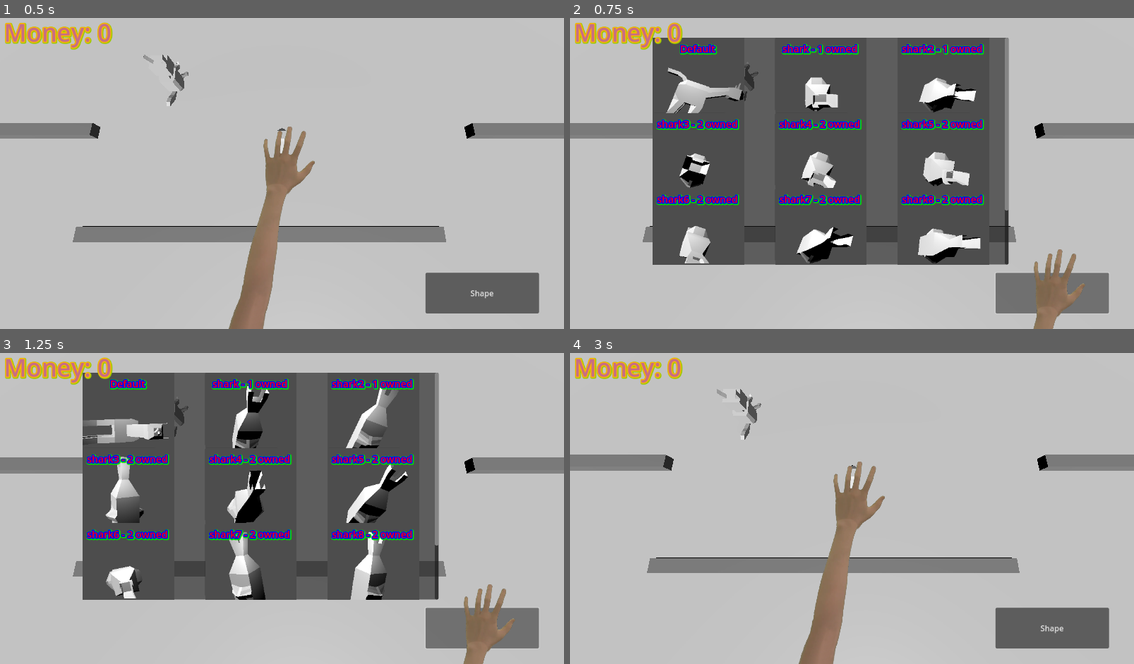
Above: before the commit, frames 1-4 (two rows, left to right).
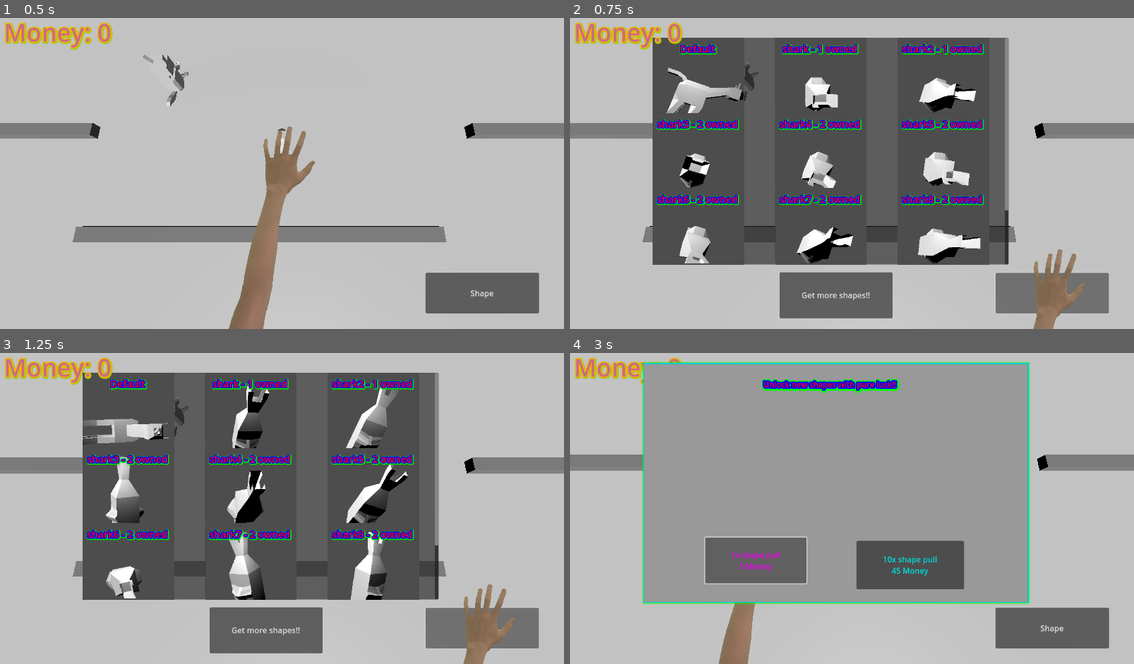
Above: after the commit, the same moments.

Repository: JAco9307/ShapeEscape
Game: Godot game, scene res://Main.tscn
Same seed, same stepped clock (60 frames per second), same inputs: the game is played once before the commit and once after it.
Inputs (mouse positions are in pixels of both pictures, inside the frame that each line leads up to):
- Up to frame 1 (0.5 s): no input
- Up to frame 2 (0.75 s): click "Shape" at 0.5 s
- Up to frame 3 (1.25 s): no input
- Up to frame 4 (3 s): click "Default" at 1.25 s; click (835, 629) at 2 s, where only the run after the commit has a clickable "Get more shapes!!"; click (756, 561) at 2.75 s, where only the run after the commit has a clickable "1x shape pull 5 Money"

Frame 1 is identical in both runs. In frame 2, 2.9% of the frame differs, in the area x 37-58%, y 81-97%; in frame 3, 2.9%; in frame 4, 55%, in the area x 12-82%, y 2-100%.

Commit message:
Gacha menu added

Diff:
--- a/UI/MainUI.gd
+++ b/UI/MainUI.gd
@@ -2,8 +2,16 @@
 
 func _ready() -> void:
 	$InventoryShape.visible = false
+	$GachaButton.visible = false
+	$GachaPanel.visible = false
 
 func _on_shape_button_pressed() -> void:
 	if $InventoryShape.visible == false:
 		$InventoryShape.visible = true
+		$GachaButton.visible = true
 		$InventoryShape.setup_buttons()
+
+func _on_gacha_button_pressed() -> void:
+	$InventoryShape.close()
+	$GachaPanel.visible = true
+	$GachaButton.visible = false
--- a/UI/MainUI.tscn
+++ b/UI/MainUI.tscn
@@ -7,6 +7,8 @@
 [ext_resource type="Texture2D" uid="uid://c7je5mlm2sdxm" path="res://UI/Hand/grab.png" id="5_475mu"]
 [ext_resource type="Script" uid="uid://c20fkrqg56dr3" path="res://UI/ArmSprite.gd" id="6_uqb74"]
 [ext_resource type="Texture2D" uid="uid://3ubq0qajrtrm" path="res://UI/Hand/arm.png" id="7_475mu"]
+[ext_resource type="Theme" uid="uid://bool5gjv6pje3" path="res://UI/generaltheme.tres" id="8_uqb74"]
+[ext_resource type="Script" uid="uid://7mcyg3ijl6bn" path="res://UI/gacha_panel.gd" id="9_ahrf8"]
 
 [sub_resource type="SpriteFrames" id="SpriteFrames_ahrf8"]
 animations = [{
@@ -83,11 +85,57 @@
 scale = Vector2(2.2, 2.2)
 texture = ExtResource("7_475mu")
 
-[node name="GachaMenu" type="PanelContainer" parent="."]
+[node name="GachaPanel" type="Panel" parent="."]
 visible = false
-offset_left = 169.0
-offset_top = 52.0
-offset_right = 896.0
-offset_bottom = 516.0
+offset_left = 150.0
+offset_top = 32.0
+offset_right = 937.0
+offset_bottom = 523.0
+theme = ExtResource("8_uqb74")
+script = ExtResource("9_ahrf8")
+
+[node name="Label" type="Label" parent="GachaPanel"]
+offset_left = 18.0
+offset_top = 32.0
+offset_right = 745.0
+offset_bottom = 55.0
+theme_override_colors/font_color = Color(1, 0, 0, 1)
+theme_override_colors/font_shadow_color = Color(0, 1, 0, 1)
+theme_override_colors/font_outline_color = Color(0, 0, 1, 1)
+theme_override_constants/outline_size = 12
+theme_override_constants/shadow_outline_size = 24
+text = "Unlock new shapes with pure luck!!"
+horizontal_alignment = 1
+
+[node name="Button1p" type="Button" parent="GachaPanel"]
+offset_left = 126.0
+offset_top = 357.0
+offset_right = 333.0
+offset_bottom = 451.0
+theme = ExtResource("8_uqb74")
+text = "1x shape pull
+5 Money"
+
+[node name="Button10p" type="Button" parent="GachaPanel"]
+layout_mode = 1
+anchors_preset = -1
+anchor_right = 0.168
+anchor_bottom = 0.317
+offset_left = 435.0
+offset_top = 364.0
+offset_right = 522.784
+offset_bottom = 307.353
+theme = ExtResource("8_uqb74")
+text = "10x shape pull
+45 Money"
+
+[node name="GachaButton" type="Button" parent="."]
+unique_name_in_owner = true
+offset_left = 428.0
+offset_top = 532.0
+offset_right = 659.0
+offset_bottom = 626.0
+text = "Get more shapes!!"
 
 [connection signal="pressed" from="ShapeButton" to="." method="_on_shape_button_pressed"]
+[connection signal="pressed" from="GachaButton" to="." method="_on_gacha_button_pressed"]
--- /dev/null
+++ b/UI/gacha_panel.gd
@@ -0,0 +1,10 @@
+extends Panel
+
+func close():
+
+	visible = false
+
+func _input(event: InputEvent) -> void:
+	if event is InputEventMouseButton:
+		if event.button_index == MouseButton.MOUSE_BUTTON_RIGHT:
+				close()
--- /dev/null
+++ b/UI/generaltheme.tres
@@ -0,0 +1,16 @@
+[gd_resource type="Theme" load_steps=2 format=3 uid="uid://bool5gjv6pje3"]
+
+[sub_resource type="StyleBoxFlat" id="StyleBoxFlat_asd0b"]
+border_width_left = 2
+border_width_top = 2
+border_width_right = 2
+border_width_bottom = 2
+border_color = Color(0, 0.8, 0.8, 1)
+corner_detail = 10
+shadow_color = Color(0, 1, 0, 0.6)
+shadow_size = 4
+
+[resource]
+Button/colors/font_color = Color(0, 0.87451, 0.87451, 1)
+Button/colors/font_hover_color = Color(0.94902, 0, 0.94902, 1)
+Panel/styles/panel = SubResource("StyleBoxFlat_asd0b")
Not shown: 1 places in UI/MainUI.tscn that only renumber resources
Not shown, added: UI/gacha_panel.gd.uid
